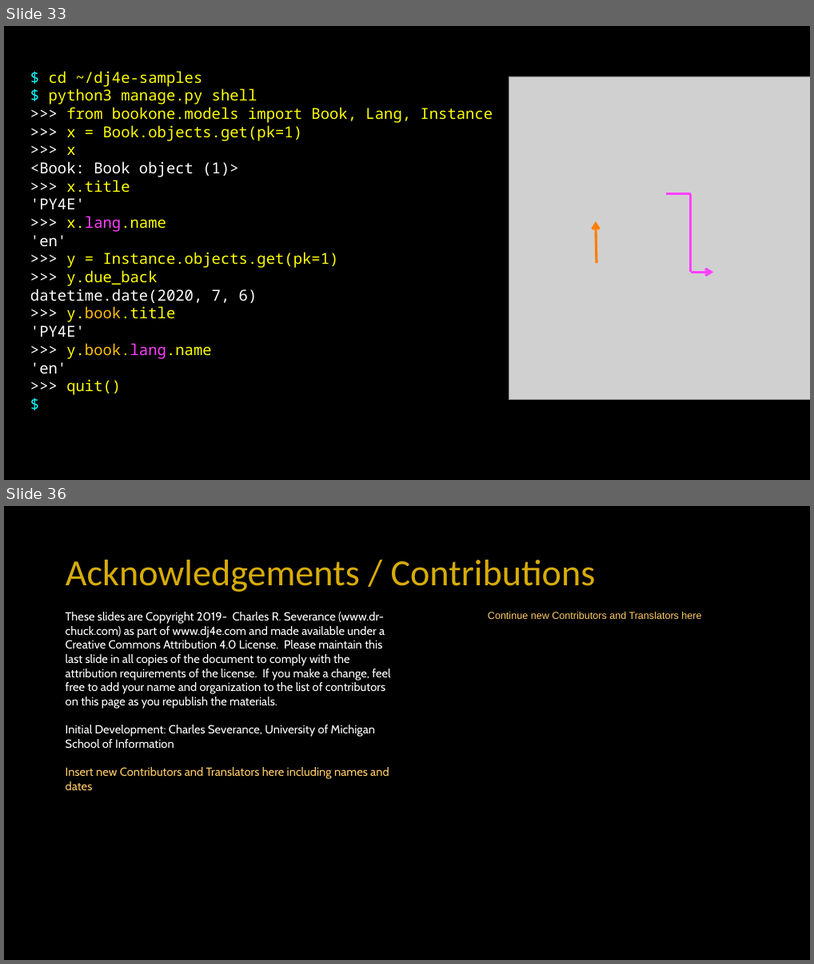
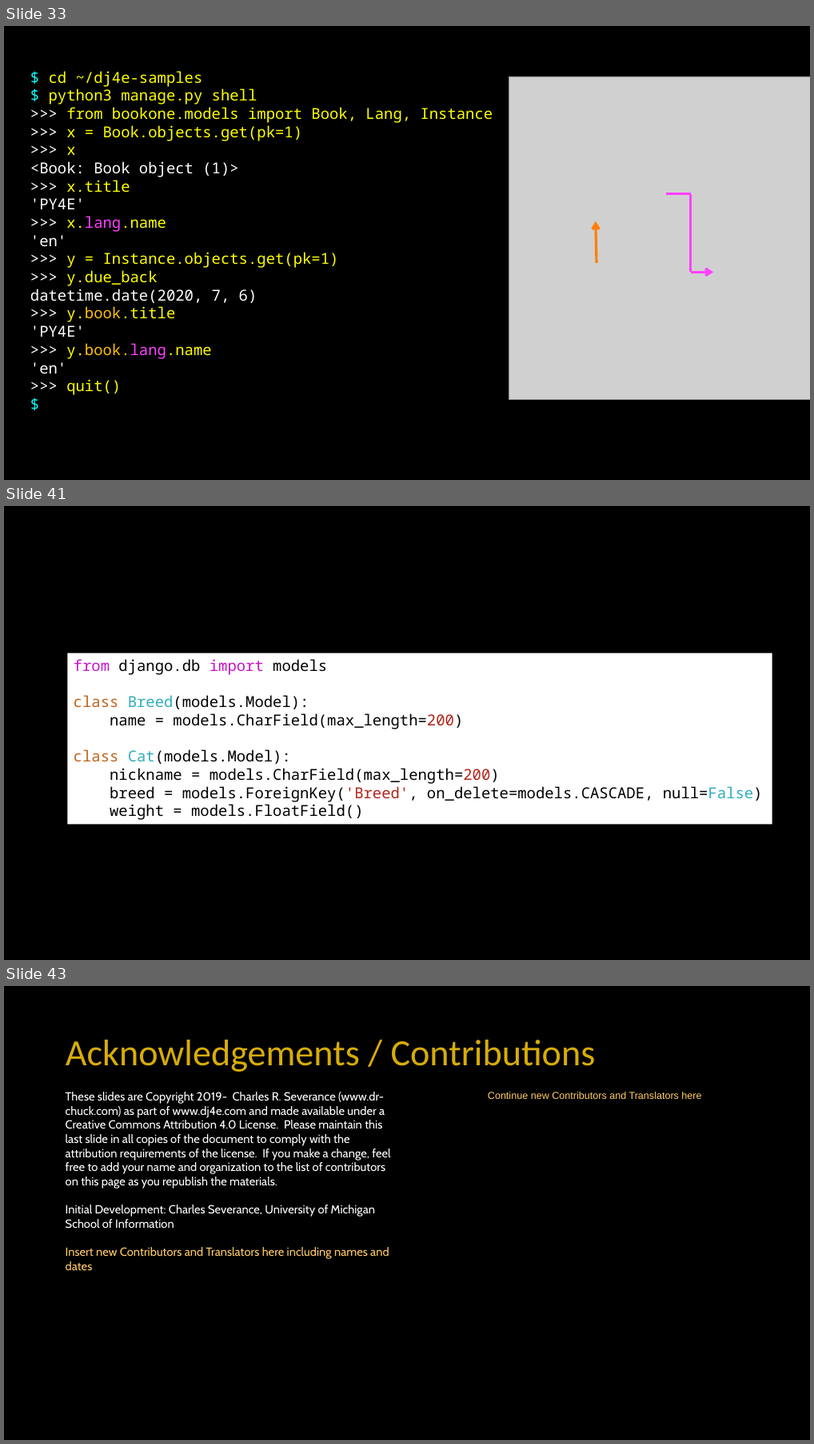
Before and after one commit to csev/dj4e, a slide deck: lectures/DJ-03-One-To-Many.pptx. Shown one above the other, each under a label of ours: slides 33 and 36 before the commit, slides 33, 41 and 43 after it; the slides between them are not shown. The pictures are 814x964 and 814x1444 pixels, drawn with LibreOffice and Linux fonts; fonts in the diff are those of the drawing; grey boxes stand for pictures. Boxes give left, top, right and bottom in pixels: in the first picture for what was removed or moved away, otherwise in the second. Text is boxed around its words. In the diff, an @@ line names an element or a change of style, - is before the commit and + after.

```diff
--- a/lectures/DJ-03-One-To-Many.pptx
+++ b/lectures/DJ-03-One-To-Many.pptx
@@ slide 41 added at box(4, 506, 810, 960), background #000000 @@
@@ rectangle added at box(67, 653, 773, 824), fill #FFFFFF, 18 pt, text #000000 @@
+from django.db import models
+class Breed(models.Model):
+name = models.CharField(max_length=200)
+class Cat(models.Model):
+nickname = models.CharField(max_length=200)
+breed = models.ForeignKey('Breed', on_delete=models.CASCADE, null=False)
+weight = models.FloatField()
@@ what was slide 36 is now slide 43 @@
```
Also in this commit, not shown: 8 other slides added, 2 slides removed, 1 other file.
